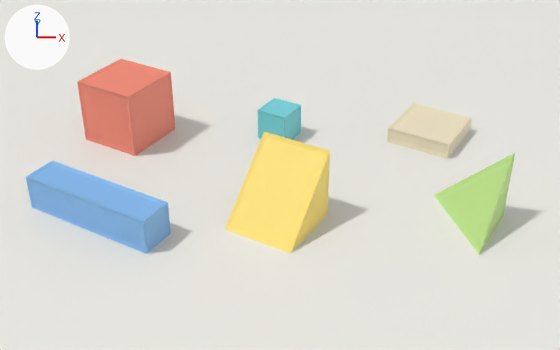
One commit to the Blender file tools/parts.blend: the scene before it, then after it.
Camera for both pictures: a 50 mm camera at (0.18, -9.56, 6.0) aimed at (0.03, -0.17, 0.1). Every picture has the same lights, and +X, +Y and +Z are marked at upper left. The first picture is the older version.

Objects in the first picture: 'Plane', 'beam', 'block', 'block_small', 'corner', 'panel', 'wedge'.
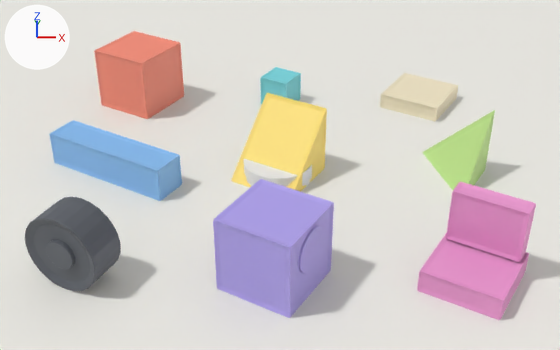
Changed parts and their boxes [x1, y1, x2, y2] in the pictures (560 x 350 px):
'beam', moved
    before: [26, 161, 171, 254]
    after: [50, 120, 182, 201]
'engine_electric', added (blue)
    after: [213, 179, 334, 318]
'wedge', moved
    before: [225, 132, 330, 253]
    after: [231, 93, 327, 192]
'seat', added (pink)
    after: [417, 182, 536, 320]
'block', moved
    before: [77, 59, 175, 156]
    after: [94, 31, 184, 119]
'corner', moved
    before: [434, 153, 515, 255]
    after: [422, 110, 495, 190]
'wheel', added
    after: [25, 197, 121, 291]
'panel', moved
    before: [387, 103, 472, 158]
    after: [380, 73, 458, 121]
'block_small', moved
    before: [258, 98, 301, 140]
    after: [260, 67, 301, 104]
'Cylinder', added
    after: [243, 159, 312, 187]

Diff of the bpy script that builds the scene:
```diff
--- a/tools/parts.blend.py
+++ b/tools/parts.blend.py
@@ mat_seat_mat @@
+mat_seat_mat = principled_material('seat_mat')
+mat_seat_mat.base_color = (0.82, 0.31, 0.62)  # pink #ea97ce
+mat_seat_mat.roughness = 0.55
@@ mat_engine_electric_mat @@
+mat_engine_electric_mat = principled_material('engine_electric_mat')
+mat_engine_electric_mat.base_color = (0.42, 0.35, 0.82)  # blue #ada0ea
+mat_engine_electric_mat.roughness = 0.55
@@ mat_wheel_mat @@
+mat_wheel_mat = principled_material('wheel_mat')
+mat_wheel_mat.base_color = (0.1, 0.11, 0.13)  # dark grey #595d65
+mat_wheel_mat.roughness = 0.55
@@ me_seat @@
+me_seat.from_pydata(...)  # 544 vertices, 540 faces; spans x -0.496..0.496, y -0.496..0.496, z -0.496..0.496
+me_seat.materials.append(mat_seat_mat)  # pink #ea97ce
@@ me_engine_electric @@
+me_engine_electric.from_pydata(...)  # 552 vertices, 532 faces; spans x -0.5..0.5, y -0.497..0.497, z -0.497..0.497
+me_engine_electric.materials.append(mat_engine_electric_mat)  # blue #ada0ea
@@ me_wheel @@
+me_wheel.from_pydata(...)  # 992 vertices, 956 faces; spans x -0.499..0.499, y -0.499..0.499, z -0.25..0.25
+me_wheel.materials.append(mat_wheel_mat)  # dark grey #595d65
@@ me_cylinder @@
+me_cylinder.from_pydata(...)  # a 24-sided cylinder along z spanning x -0.5..0.5, y -0.5..0.5, z -0.25..0.25
@@ ob_block @@
 ob_block = bpy.data.objects.new('block', me_block_001)
-ob_block.location = (-2.35, 1.175, 0.497)
+ob_block.location = (-2.35, 2.35, 0.497)
 ob_block.rotation_euler = (0.0, 0.0, -0.524)  # degrees (0, 0, -30)
@@ ob_block_small @@
 ob_block_small = bpy.data.objects.new('block_small', me_block_small_001)
-ob_block_small.location = (0.0, 1.175, 0.247)
+ob_block_small.location = (0.0, 2.35, 0.247)
 ob_block_small.rotation_euler = (0.0, 0.0, -0.524)  # degrees (0, 0, -30)
@@ ob_panel @@
 ob_panel = bpy.data.objects.new('panel', me_panel_001)
-ob_panel.location = (2.35, 1.175, 0.122)
+ob_panel.location = (2.35, 2.35, 0.122)
 ob_panel.rotation_euler = (0.0, 0.0, -0.524)  # degrees (0, 0, -30)
@@ ob_beam @@
 ob_beam = bpy.data.objects.new('beam', me_beam_001)
-ob_beam.location = (-2.35, -1.175, 0.247)
+ob_beam.location = (-2.35, 0.0, 0.247)
 ob_beam.rotation_euler = (0.0, 0.0, -0.524)  # degrees (0, 0, -30)
@@ ob_wedge @@
 ob_wedge = bpy.data.objects.new('wedge', me_wedge_001)
-ob_wedge.location = (0.0, -1.175, 0.496)
+ob_wedge.location = (0.0, 0.0, 0.496)
 ob_wedge.rotation_euler = (0.0, 0.0, -0.524)  # degrees (0, 0, -30)
@@ ob_corner @@
 ob_corner = bpy.data.objects.new('corner', me_corner_002)
-ob_corner.location = (2.35, -1.175, 0.494)
+ob_corner.location = (2.35, 0.0, 0.494)
 ob_corner.rotation_euler = (0.0, 0.0, -2.094)  # degrees (0, 0, -120)
@@ ob_seat @@
+ob_seat = bpy.data.objects.new('seat', me_seat)
+ob_seat.location = (2.35, -2.35, 0.496)
+ob_seat.rotation_euler = (0.0, 0.0, -0.524)  # degrees (0, 0, -30)
@@ ob_engine_electric @@
+ob_engine_electric = bpy.data.objects.new('engine_electric', me_engine_electric)
+ob_engine_electric.location = (0.0, -2.35, 0.497)
+ob_engine_electric.rotation_euler = (0.0, 0.0, -0.524)  # degrees (0, 0, -30)
@@ ob_wheel @@
+ob_wheel = bpy.data.objects.new('wheel', me_wheel)
+ob_wheel.location = (-2.35, -2.35, 0.5)
+ob_wheel.rotation_euler = (1.571, 0.0, -0.436)  # degrees (90, 0, -25)
@@ ob_cylinder @@
+ob_cylinder = bpy.data.objects.new('Cylinder', me_cylinder)
+ob_cylinder.location = (0.0, 0.0, 0.0)
```
